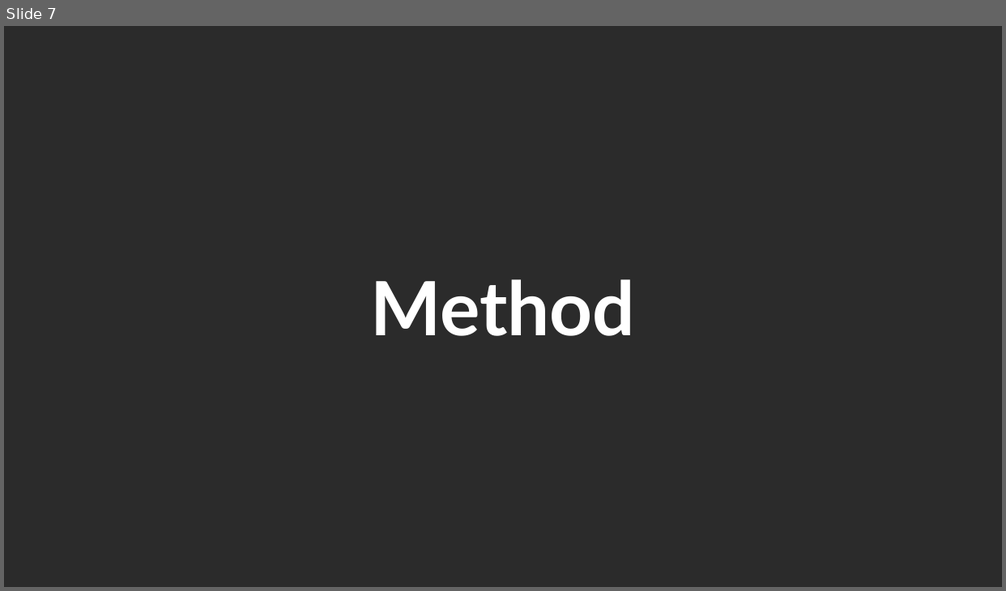
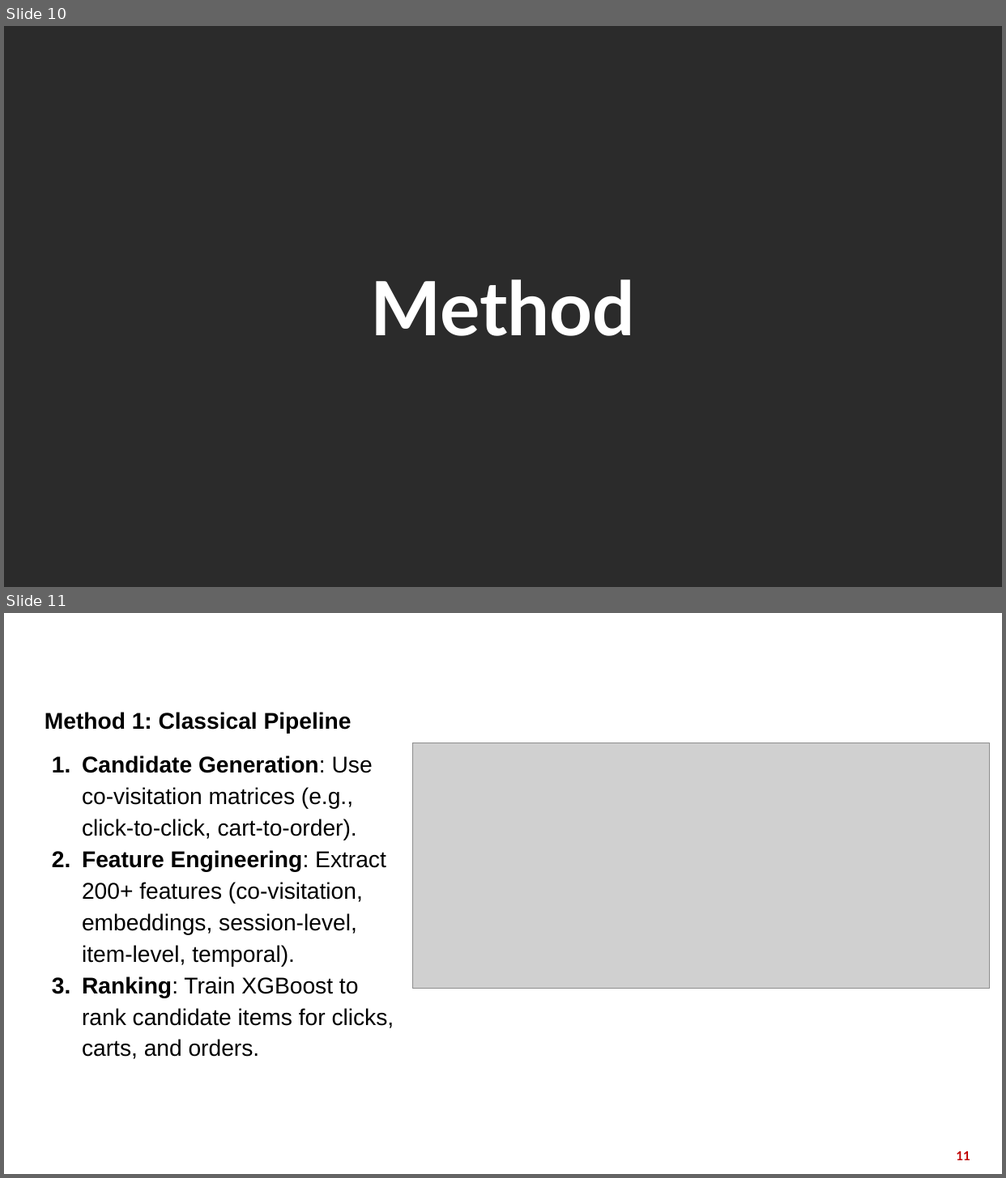
Before and after one commit to DoanNgocCuong/BasicTasksLearning_RecommenderSystem, a slide deck: report_slide/OTTO_WebMining.pptx. Shown one above the other, each under a label of ours: slide 7 before the commit, slides 10 and 11 after it. The pictures are 1006x591 and 1006x1178 pixels, drawn with LibreOffice and Linux fonts; fonts in the diff are those of the drawing; grey boxes stand for pictures; background and template pictures are left out; a plain dark background stands for a picture behind light text. Boxes give left, top, right and bottom in pixels: in the first picture for what was removed or moved away, otherwise in the second. Text is boxed around its words. In the diff, an @@ line names an element or a change of style, - is before the commit and + after.

```diff
--- a/report_slide/OTTO_WebMining.pptx
+++ b/report_slide/OTTO_WebMining.pptx
@@ slide 11 added at box(4, 613, 1002, 1174), background picture (left out) @@
@@ title added at box(44, 712, 152, 730), 36 pt, text #FFFFFF, bold @@
+Method 1
@@ text added at box(82, 712, 394, 1059), 22 pt, text #000000 @@
+Method 1: Classical Pipeline
+1. Candidate Generation: Use co-visitation matrices (e.g., click-to-click, cart-to-order).
+2. Feature Engineering: Extract 200+ features (co-visitation, embeddings, session-level, item-level, temporal).
+3. Ranking: Train XGBoost to rank candidate items for clicks, carts, and orders.
@@ picture added at box(413, 743, 990, 988) @@
@@ page number added at box(956, 1152, 970, 1161), 12 pt, text #C00000, bold @@
+11
@@ what was slide 7 is now slide 10 @@
```
Also in this commit, not shown: 4 slides changed, 16 other slides added, 6 slides removed, 1 other file.
